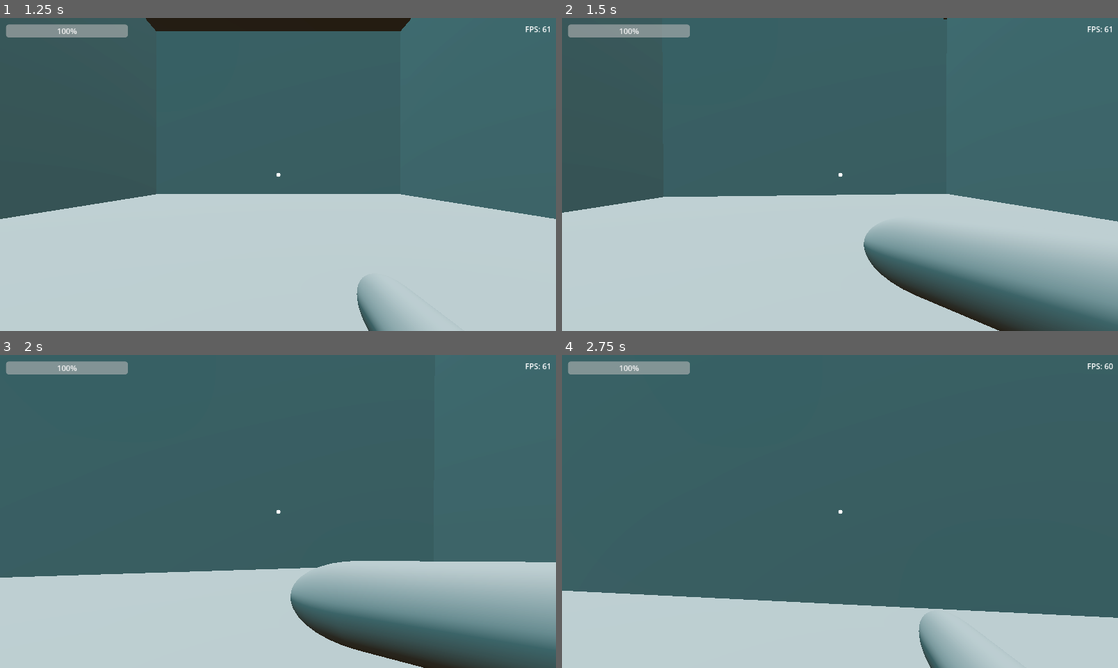
Above: before the commit, frames 1-4 (two rows, left to right).
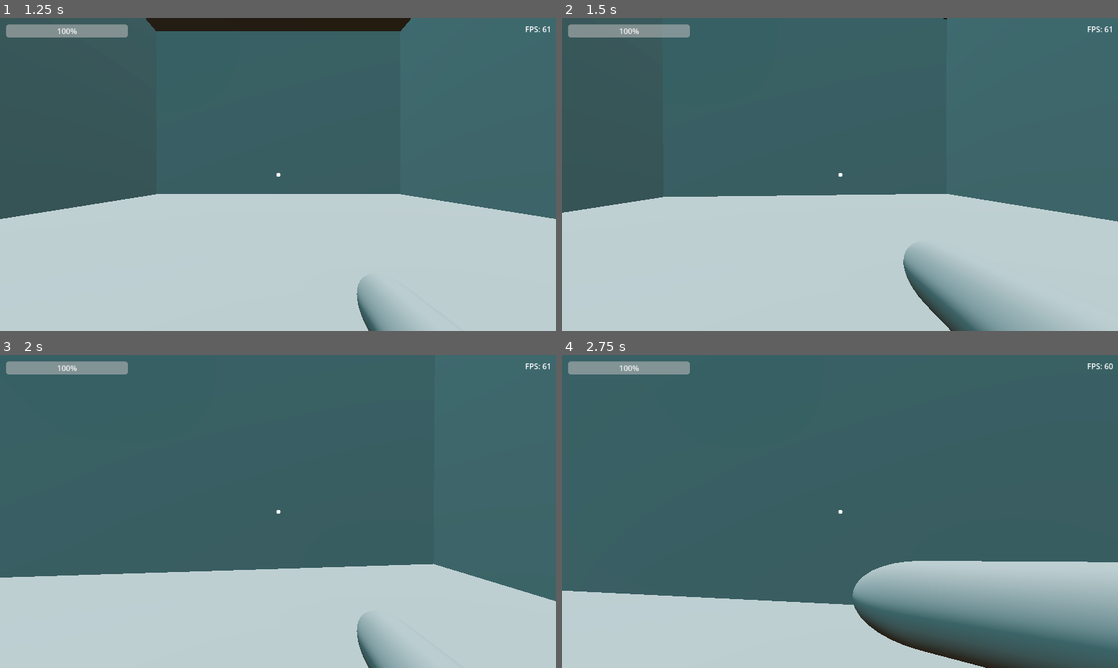
Above: after the commit, the same moments.

Repository: BingleyPro/time-drift
Game: Godot game, scene res://scenes/mainMenu.tscn
The game is run twice, just before and just after one commit, with the same random seed, the same clock (stepped at 60 frames per second) and the same inputs.
Inputs (mouse positions are in pixels of both pictures, inside the frame that each line leads up to):
- Up to frame 1 (1.25 s): click (278, 171) at 0.5 s
- Up to frame 2 (1.5 s): tap Enter at 1.25 s; move the mouse to (867, 174) at 1.27 s; hold W (up) from 1.28 s (still down); hold T (switch_timeline) from 1.28 s (still down); click (867, 174) at 1.42 s
- Up to frame 3 (2 s): keep holding W (up); keep holding T (switch_timeline); tap Space (jump) at 1.52 s
- Up to frame 4 (2.75 s): keep holding W (up); move the mouse to (812, 511) at 2.02 s; release T (switch_timeline) at 2.03 s; tap C (crouch) at 2.1 s; click (812, 511) at 2.17 s; tap Space (jump) at 2.27 s; tap T (switch_timeline) at 2.3 s

Frame 1 is identical in both runs. In frame 2, 11% of the frame differs, in the area x 54-100%, y 66-100%; in frame 3, 13%; in frame 4, 15%, in the area x 52-100%, y 65-100%.

Commit message:
fixed bug with scroll as well as decreased sensitivity

Diff:
--- a/scenes/player.gd
+++ b/scenes/player.gd
@@ -38,6 +38,8 @@
 var inputEnabled := true # can the player move?
 var aimlookEnabled := true # can the player look around?
 var interactionsEnabled := true # can the player interact with Interactibles3D?
+var scroll_accumulation := 0
+var SCROLL_THRESHOLD := 3
 
 #region Main control flow
 
@@ -126,16 +128,27 @@
 				is_arm_up = false
 				selecting_timeline = false
 				timeline_manager.cancel_timeline_selection()
+
 	elif selecting_timeline and event is InputEventMouseButton:
 		if event.button_index == MOUSE_BUTTON_WHEEL_UP and event.pressed:
-			timeline_manager.next_timeline()
+			scroll_accumulation += 1
+			if scroll_accumulation >= SCROLL_THRESHOLD:
+				scroll_accumulation = 0
+				timeline_manager.next_timeline()
+
 		elif event.button_index == MOUSE_BUTTON_WHEEL_DOWN and event.pressed:
-			timeline_manager.previous_timeline()
-	elif selecting_timeline and event is InputEventMouseButton and event.button_index == MOUSE_BUTTON_LEFT and event.pressed:
-		timeline_manager.select_current_timeline()
-		animator.play_backwards("arm")
-		is_arm_up = false
-		selecting_timeline = false
+			scroll_accumulation -= 1
+			if scroll_accumulation <= -SCROLL_THRESHOLD:
+				scroll_accumulation = 0
+				timeline_manager.previous_timeline()
+
+		# Left-click to finalize timeline choice
+		elif event.button_index == MOUSE_BUTTON_LEFT and event.pressed:
+			timeline_manager.select_current_timeline()
+			animator.play_backwards("arm")
+			is_arm_up = false
+			selecting_timeline = false
+			scroll_accumulation = 0
 
 #endregion
 
--- a/scripts/timeline_manager.gd
+++ b/scripts/timeline_manager.gd
@@ -39,10 +39,10 @@
 
 	current_timeline_index = index
 
-func _input(event):
-	if event.is_action_pressed("switch_timeline"):
-		var new_index = (current_timeline_index + 1) % timeline_layers.size()
-		switch_timeline(new_index)
+#func _input(event):
+	#if event.is_action_pressed("switch_timeline"):
+	#	var new_index = (current_timeline_index + 1) % timeline_layers.size()
+	#	switch_timeline(new_index)
 
 var selected_timeline = 0
 var selecting = false
@@ -88,8 +88,13 @@
 		layer.visible = (i == _index) or (selecting and i == selected_timeline)
 
 func change_scene(timeline: Node3D):
-	# Change to the selected timeline's scene
 	var scene_path = timeline.get("scene_path")
+	if scene_path == null or scene_path == "":
+		push_error("scene_path is null or empty.")
+		return
+
 	var new_scene = load(scene_path)
 	if new_scene:
 		get_tree().change_scene_to(new_scene)
+	else:
+		push_error("Could not load scene: " + str(scene_path) + " .")
